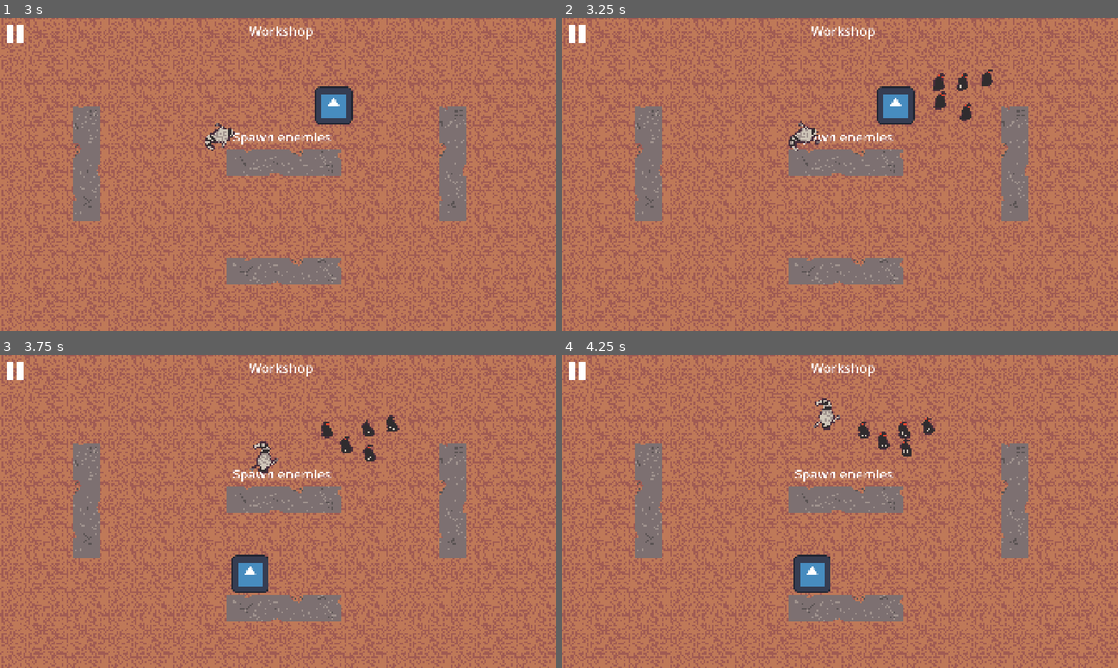
Above: before the commit, frames 1-4 (two rows, left to right).
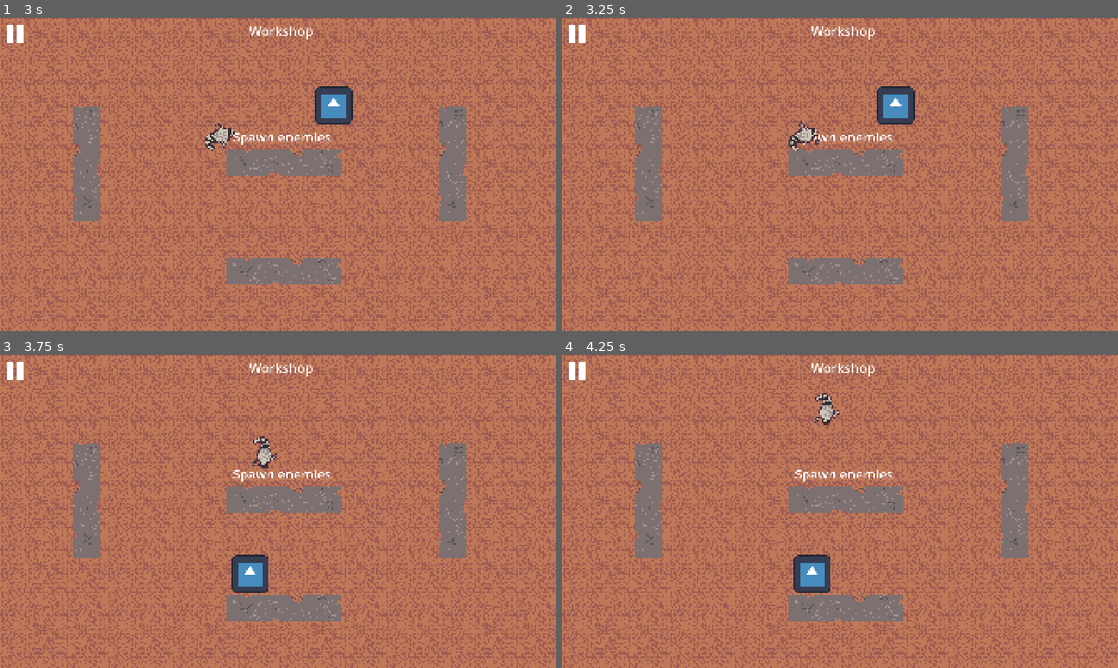
Above: after the commit, the same moments.

Repository: MagmutC3/418GC
Game: Godot game, scene res://Scenes/MainMenu/MainMenu.tscn
Same seed, same stepped clock (60 frames per second), same inputs: the game is played once before the commit and once after it. The engine's default icon, where the game draws it, is replaced by a stand-in: a white triangle on a blue panel in a dark square. Sound files missing from this copy of the repository are replaced by a short silence.
Inputs (mouse positions are in pixels of both pictures, inside the frame that each line leads up to):
- Up to frame 1 (3 s): click "Start" at 0.5 s; tap Enter (ui_accept) at 1.25, 1.52, 2.27 s; move the mouse to (400, 158) at 1.27 s; hold Right (ui_right) 1.28-2.03 s; click (400, 158) at 1.35 s; move the mouse to (166, 190) at 2.02 s; hold Down (ui_down) 2.03-2.78 s; tap 1 at 2.1 s; move the mouse to (333, 105) at 2.77 s; hold Right (ui_right) from 2.78 s (still down); tap 2 at 2.85 s
- Up to frame 2 (3.25 s): keep holding Right (ui_right)
- Up to frame 3 (3.75 s): move the mouse to (250, 574) at 3.52 s; release Right (ui_right) at 3.53 s; hold Up (ui_up) from 3.53 s (still down); tap 3 at 3.6 s
- Up to frame 4 (4.25 s): keep holding Up (ui_up); tap Enter (ui_accept) at 3.77 s

Frame 1 is identical in both runs. In frame 2, 0.4% of the frame differs, in the area x 66-78%, y 16-33%; in frame 3, 0.7%; in frame 4, 0.7%, in the area x 45-68%, y 12-33%.
Error after the commit: Parse Error: Identifier "animated_sprite" not declared in the current scope. (res://Objects/Enemies/enemy_rubbish_small.gd:8)

Commit message:
enemy system

Diff:
--- a/Objects/Character/Character.tscn
+++ b/Objects/Character/Character.tscn
@@ -11,14 +11,14 @@
 [ext_resource type="AudioStream" uid="uid://b7cfswfxnhfun" path="res://sfx/footstep_grass_000.ogg" id="10_alk0q"]
 [ext_resource type="AudioStream" uid="uid://cht4kgoy5465y" path="res://sfx/footstep_grass_001.ogg" id="11_3b0tj"]
 [ext_resource type="AudioStream" uid="uid://c3c7cjm2af30g" path="res://sfx/footstep_grass_002.ogg" id="12_7nuro"]
-[ext_resource type="Script" uid="uid://dd20fpiffnssj" path="res://scripts/Workshop/weapon.gd" id="14_7nuro"]
-[ext_resource type="Script" uid="uid://dtqqxa8m2kk5g" path="res://scripts/Workshop/stock.gd" id="14_670m3"]
-[ext_resource type="Script" uid="uid://cxk2u1aqc3apa" path="res://scripts/Workshop/scope.gd" id="15_sav76"]
-[ext_resource type="Script" uid="uid://btve01wakw6d6" path="res://scripts/Workshop/barrel.gd" id="16_670m3"]
-[ext_resource type="Script" uid="uid://dn5ftyeh1rpfg" path="res://scripts/Workshop/attachment.gd" id="17_btp4e"]
+[ext_resource type="Script" uid="uid://dd20fpiffnssj" path="res://Scripts/Workshop/weapon.gd" id="14_7nuro"]
+[ext_resource type="Script" uid="uid://dtqqxa8m2kk5g" path="res://Scripts/Workshop/stock.gd" id="14_670m3"]
+[ext_resource type="Script" uid="uid://cxk2u1aqc3apa" path="res://Scripts/Workshop/scope.gd" id="15_sav76"]
+[ext_resource type="Script" uid="uid://btve01wakw6d6" path="res://Scripts/Workshop/barrel.gd" id="16_670m3"]
+[ext_resource type="Script" uid="uid://dn5ftyeh1rpfg" path="res://Scripts/Workshop/attachment.gd" id="17_btp4e"]
 [ext_resource type="PackedScene" uid="uid://c8l8nv4qt34w7" path="res://Objects/GunModifiers/gun_modifier_template.tscn" id="18_8vdmj"]
-[ext_resource type="Script" uid="uid://6q56cxspm45r" path="res://scripts/Workshop/magazine.gd" id="19_o7xpd"]
-[ext_resource type="Script" uid="uid://dyagvnsq3k1k2" path="res://scripts/Workshop/trigger.gd" id="20_iouyi"]
+[ext_resource type="Script" uid="uid://6q56cxspm45r" path="res://Scripts/Workshop/magazine.gd" id="19_o7xpd"]
+[ext_resource type="Script" uid="uid://dyagvnsq3k1k2" path="res://Scripts/Workshop/trigger.gd" id="20_iouyi"]
 
 [sub_resource type="AtlasTexture" id="AtlasTexture_parke"]
 atlas = ExtResource("5_8dr1w")
@@ -125,8 +125,9 @@
 "speed": 5.0
 }]
 
-[sub_resource type="CircleShape2D" id="CircleShape2D_3b0tj"]
-radius = 10.536395
+[sub_resource type="CapsuleShape2D" id="CapsuleShape2D_o7xpd"]
+radius = 75.0
+height = 225.0
 
 [sub_resource type="AudioStreamRandomizer" id="AudioStreamRandomizer_sav76"]
 streams_count = 3
@@ -163,8 +164,9 @@
 animation = &"run"
 
 [node name="CollisionShape2D" type="CollisionShape2D" parent="."]
-position = Vector2(3, 0.75)
-shape = SubResource("CircleShape2D_3b0tj")
+position = Vector2(10, 0)
+rotation = 1.5707964
+shape = SubResource("CapsuleShape2D_o7xpd")
 
 [node name="BarkSound" type="AudioStreamPlayer" parent="."]
 unique_name_in_owner = true
--- a/Objects/Enemy/Enemy.tscn
+++ b/Objects/Enemies/SmallRubbish.tscn
@@ -1,8 +1,7 @@
 [gd_scene load_steps=16 format=3 uid="uid://di51071gnb1ro"]
 
-[ext_resource type="Texture2D" uid="uid://45qmwcnbocb4" path="res://images/enemies/gigaworek.png" id="2_8je80"]
-[ext_resource type="Script" uid="uid://ccp0mk11pc5nd" path="res://Objects/Enemy/movement_behaviour.gd" id="2_106yf"]
 [ext_resource type="Texture2D" uid="uid://g4qt1nnr4hh5" path="res://images/enemies/worek_zwykly.png" id="3_106yf"]
+[ext_resource type="Script" uid="uid://ccepuxa4uksxv" path="res://Objects/Enemies/enemy_rubbish_small.gd" id="1_s4hkw"]
 
 [sub_resource type="RectangleShape2D" id="RectangleShape2D_711mf"]
 size = Vector2(129, 124)
@@ -90,10 +89,11 @@
 "speed": 5.0
 }]
 
-[node name="Enemy" type="CharacterBody2D"]
+[node name="SmallRubbish" type="CharacterBody2D" groups=["ENEMY"]]
 collision_layer = 4
 collision_mask = 7
-script = ExtResource("2_106yf")
+script = ExtResource("1_s4hkw")
+health = 2.0
 
 [node name="CollisionShape2D" type="CollisionShape2D" parent="."]
 position = Vector2(1.5, -4)
--- a/Objects/Enemy/movement_behaviour.gd
+++ b/Objects/Enemies/enemy_rubbish_small.gd
@@ -1,9 +1,7 @@
-extends CharacterBody2D
-
-@export var speed: float = 200
+extends Enemy
 
 @onready var agent: NavigationAgent2D = $NavigationAgent2D
-@onready var animated_sprite = $Sprite2D
+@onready var sprite: Sprite2D = $Sprite2D
 var player: Node2D
 func choose_variant():
 	if randf() > 0.9:
@@ -37,14 +35,14 @@
 	var direction: Vector2 = (next_point - global_position).normalized()
 
 	# Movement
-	velocity = direction * speed
+	velocity = direction * movementSpeed
 	move_and_slide()
 
 	# Rotate toward movement direction
 	if velocity.length() > 1:
 	# If moving left (negative X), flip the sprite
 		if velocity.x < 0:
-			animated_sprite.flip_h = false
+			sprite.flip_h = false
 	# If moving right (positive X), un-flip it
 		elif velocity.x > 0:
-			animated_sprite.flip_h = true
+			sprite.flip_h = true
--- a/Objects/Enemy/enemy.gd
+++ /dev/null
@@ -1,4 +0,0 @@
-extends CharacterBody2D
-
-func activate():
-	$MovementBehaviour.enable()
--- a/Scenes/GameField/GameField.tscn
+++ b/Scenes/GameField/GameField.tscn
@@ -7,7 +7,7 @@
 [ext_resource type="PackedScene" uid="uid://0p26cuq3mpnf" path="res://Objects/WorkshopPopup/WorkshopPopup.tscn" id="4_35sir"]
 [ext_resource type="PackedScene" uid="uid://dho5ccwrco3qp" path="res://Objects/Spawner/Spawner.tscn" id="5_eadpp"]
 [ext_resource type="Script" uid="uid://b5ou3sgknxmye" path="res://Objects/Spawner/spawner.gd" id="6_ejngd"]
-[ext_resource type="PackedScene" uid="uid://di51071gnb1ro" path="res://Objects/Enemy/Enemy.tscn" id="6_o5okw"]
+[ext_resource type="PackedScene" uid="uid://di51071gnb1ro" path="res://Objects/Enemies/SmallRubbish.tscn" id="6_o5okw"]
 
 [sub_resource type="RectangleShape2D" id="RectangleShape2D_8mfdk"]
 size = Vector2(125, 2281)
--- a/project.godot
+++ b/project.godot
@@ -36,6 +36,7 @@
 [global_group]
 
 MAIN_CHARACTER=""
+ENEMY=""
 
 [input]
 
--- a/scripts/Workshop/bullet.gd
+++ b/scripts/Workshop/bullet.gd
@@ -5,14 +5,14 @@
 var damage = 1
 var onHits = []
 
+
 func _physics_process(delta):
 	position += transform.x * speed * delta
 
 func _on_Bullet_body_entered(hit):
-	#if hit.is_in_group("mobs"):
-		#hit.take_damage(damage)
-		#for effect in onHits:
-			#call(effect)
+	if hit.is_in_group("ENEMY"):
+		hit.take_damage(damage)
+
 	for effect in onHits:
 		effect.call(hit)
 	queue_free()
--- /dev/null
+++ b/scripts/enemy.gd
@@ -0,0 +1,23 @@
+extends CharacterBody2D
+class_name Enemy
+
+@export var health : float = 100
+@export var movementSpeed : float = 100
+@export_range(0,1,0.01) var dropChance : float
+
+@onready var rng = RandomNumberGenerator.new()
+
+func _ready() -> void:
+	rng.randomize()
+
+func take_damage(amount : float) -> void:
+	health -= amount
+	die()
+
+func die() -> void:
+	if health <= 0:
+		var drop = rng.randf_range(0,1)
+		if drop <= dropChance:
+			#INITIALIZE LOOT HERE
+			pass
+		self.queue_free()
Not shown, added: Objects/Enemies/enemy_rubbish_small.gd.uid
Not shown, removed: Objects/Enemy/enemy.gd.uid
Not shown, removed: Objects/Enemy/movement_behaviour.gd.uid
Not shown, added: scripts/enemy.gd.uid
